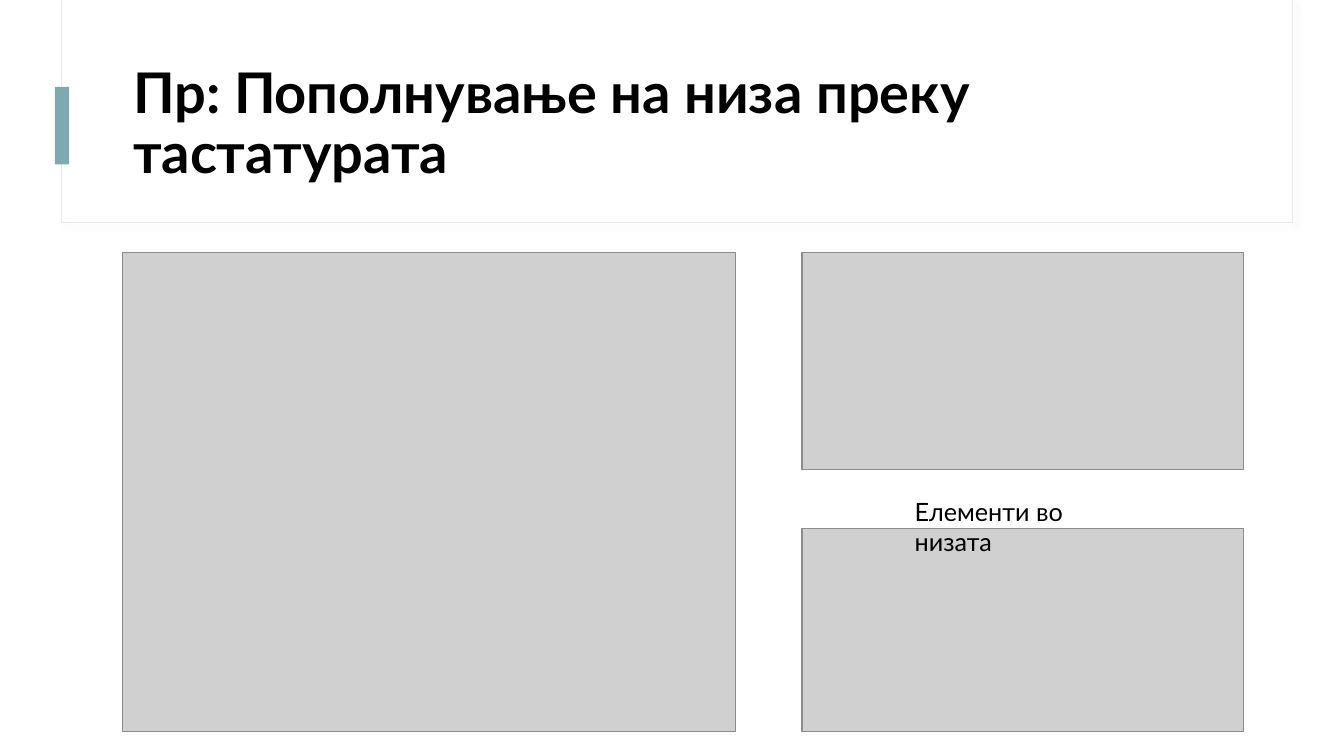
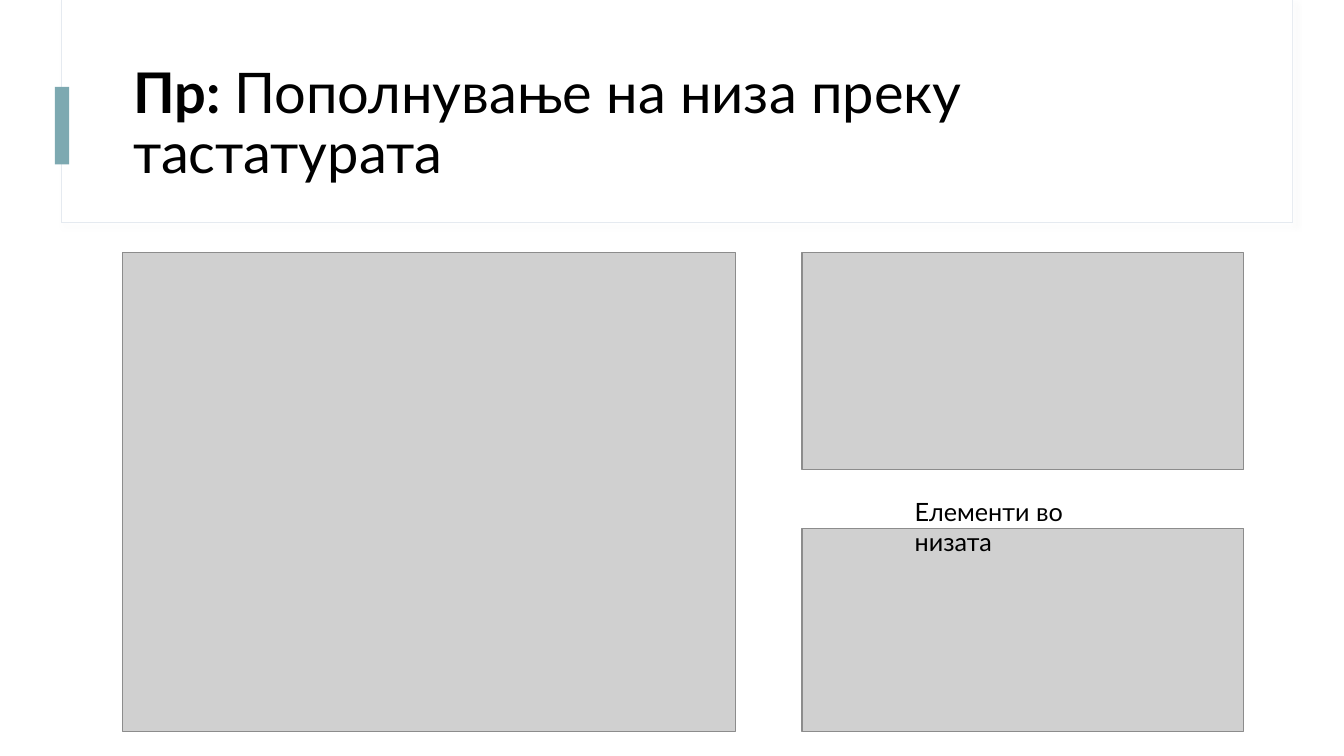
Before and after one commit to davidanastasov/Programski, a slide deck: slide 9 of Nizi/Prezentacija/Nizi.pptx (slide 8 before the commit). Drawn at 1344x756 pixels with LibreOffice and Linux fonts; fonts in the diff are those of the drawing; grey boxes stand for pictures. Boxes give left, top, right and bottom in pixels: in the first picture for what was removed or moved away, otherwise in the second. Text is boxed around its words. In the diff, an @@ line names an element or a change of style, - is before the commit and + after.

```diff
--- a/Nizi/Prezentacija/Nizi.pptx
+++ b/Nizi/Prezentacija/Nizi.pptx
@@ title "Пр: Пополнување на низа преку ..." at <box>133,72,961,183</box>: bold off @@
```
Also in this commit, not shown: 4 other slides changed, 7 slides added, 2 slides removed, 5 other files.
